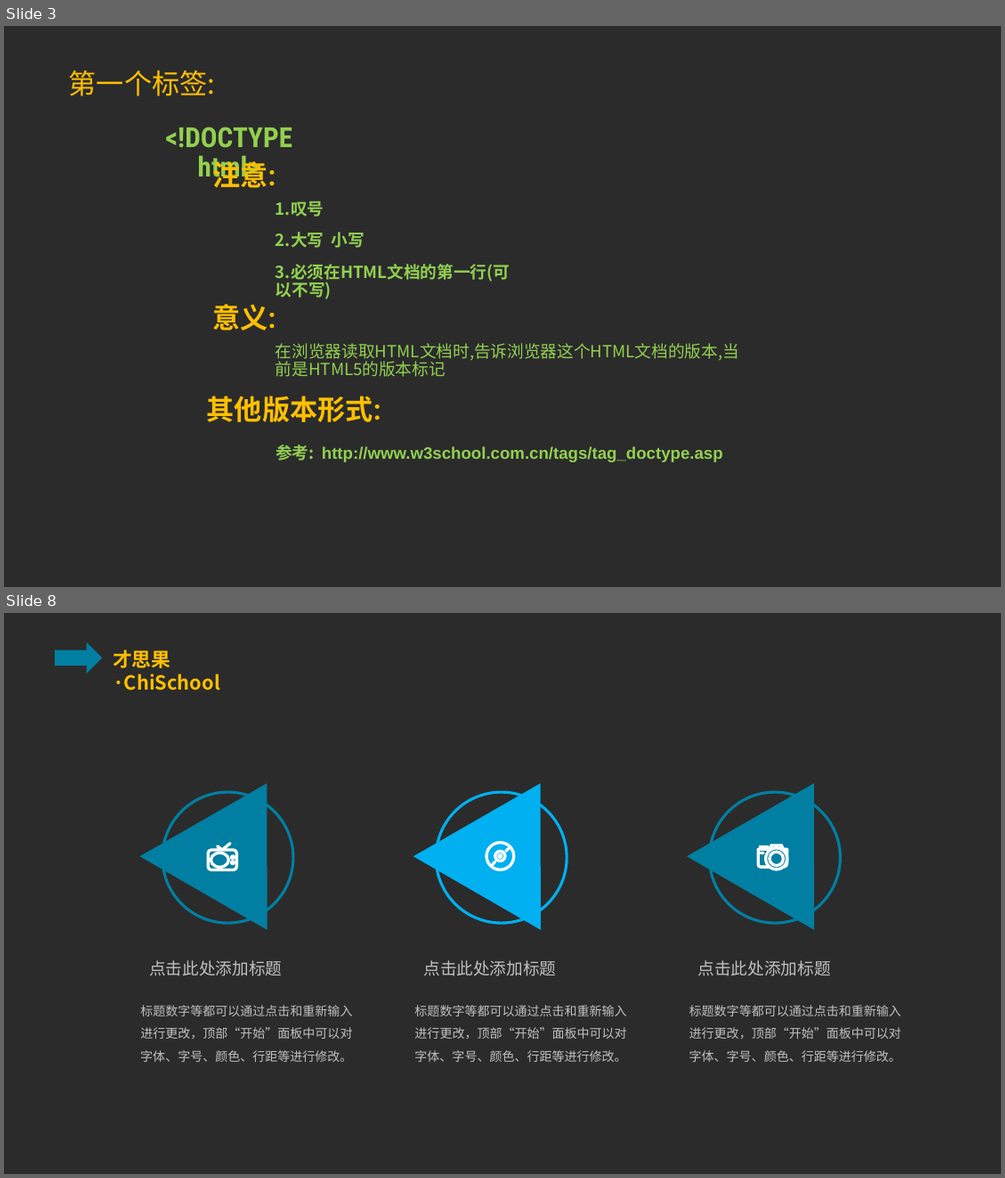
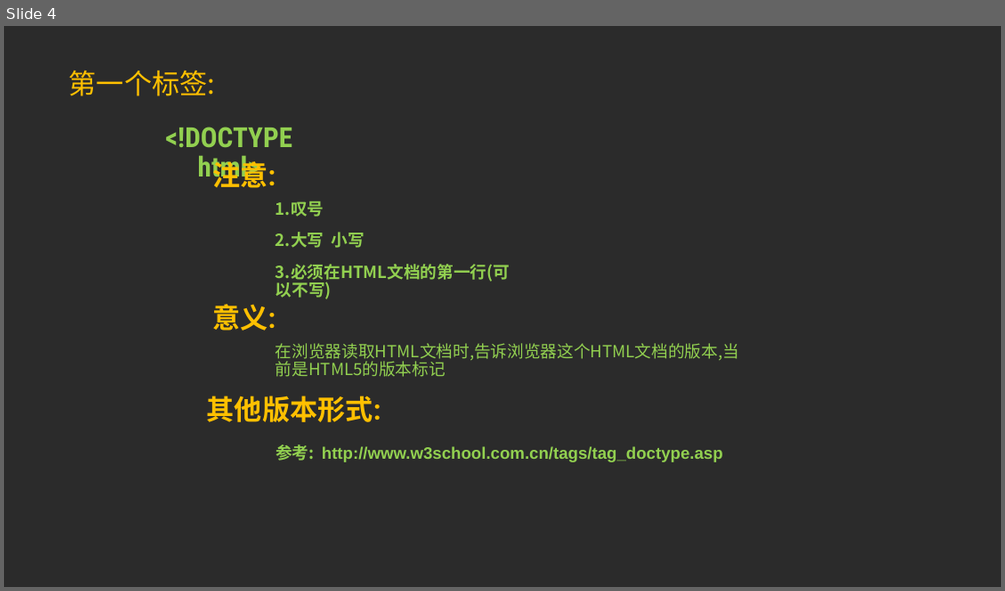
Before and after one commit to ppliu1987/chichool, a slide deck: html/class/lesson_two/AII.pptx. Shown one above the other, each under a label of ours: slides 3 and 8 before the commit, slide 4 after it; the slides between them are not shown. The pictures are 1005x1178 and 1005x591 pixels, drawn with LibreOffice and Linux fonts; fonts in the diff are those of the drawing; background and template pictures are left out; a plain dark background stands for a picture behind light text. Boxes give left, top, right and bottom in pixels: in the first picture for what was removed or moved away, otherwise in the second. Text is boxed around its words. In the diff, an @@ line names an element or a change of style, - is before the commit and + after.

```diff
--- a/html/class/lesson_two/AII.pptx
+++ b/html/class/lesson_two/AII.pptx
@@ slide 8 removed at [4,613,1001,1174], background picture (left out) @@
@@ right arrow removed at [55,641,102,673] @@
@@ text removed at [113,649,220,690] @@
-才思果·ChiSchool
@@ triangle removed at [139,747,330,929] @@
@@ triangle removed at [413,747,604,929] @@
@@ triangle removed at [687,747,877,929] @@
@@ ellipse removed at [162,793,293,923] @@
@@ ellipse removed at [436,793,566,923] @@
@@ ellipse removed at [710,793,841,923] @@
@@ group removed at [758,845,787,870]: 4 freeform shapes, 3 lines, 2 ellipses @@
@@ group removed at [209,844,237,870]: 3 ellipses, 1 freeform shape @@
@@ group removed at [486,843,513,869]: 3 ellipses, 2 lines @@
@@ text removed at [149,960,282,976] @@
-点击此处添加标题
@@ text removed at [423,960,556,976] @@
-点击此处添加标题
@@ text removed at [698,960,831,976] @@
-点击此处添加标题
@@ text removed at [140,1005,352,1062] @@
-标题数字等都可以通过点击和重新输入进行更改，顶部“开始”面板中可以对字体、字号、颜色、行距等进行修改。
@@ text removed at [414,1005,626,1062] @@
-标题数字等都可以通过点击和重新输入进行更改，顶部“开始”面板中可以对字体、字号、颜色、行距等进行修改。
@@ text removed at [689,1005,901,1062] @@
-标题数字等都可以通过点击和重新输入进行更改，顶部“开始”面板中可以对字体、字号、颜色、行距等进行修改。
@@ what was slide 3 is now slide 4 @@
```
Also in this commit, not shown: 1 slide changed, 8 slides added, 19 other slides removed, 1 other file.
